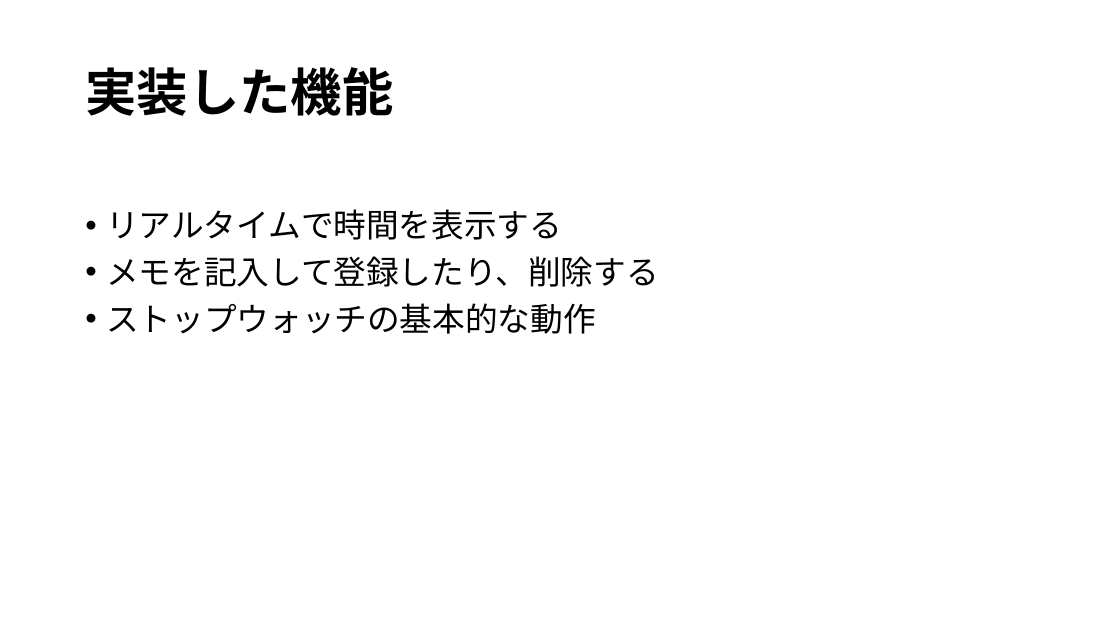
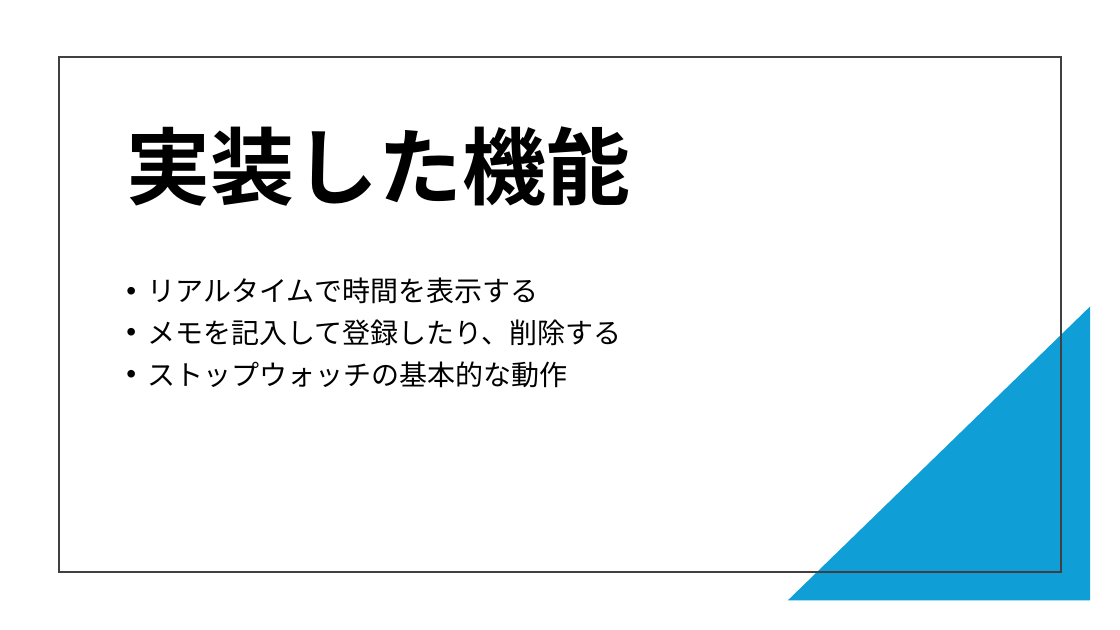
Before and after one commit to Shi-ori/Fultter, a slide deck: slide 5 of fultter_task/Flutter Timer.pptx (slide 4 before the commit). Drawn at 1120x630 pixels with LibreOffice and Linux fonts; fonts in the diff are those of the drawing. Boxes give left, top, right and bottom in pixels: in the first picture for what was removed or moved away, otherwise in the second. Text is boxed around its words. In the diff, an @@ line names an element or a change of style, - is before the commit and + after.

```diff
--- a/fultter_task/Flutter Timer.pptx
+++ b/fultter_task/Flutter Timer.pptx
@@ rectangle added at (59,57,1061,572), outline #404040 1.5 pt @@
@@ title "実装した機能": place and size @@
-title "実装した機能" at (85,67,393,116)
+title "実装した機能" at (126,126,630,206)
@@ title "実装した機能" at (126,126,630,206): size 44 to 72 pt @@
@@ text "リアルタイムで時間を表示する": place and size @@
-text "リアルタイムで時間を表示する" at (106,209,658,334)
+text "リアルタイムで時間を表示する" at (147,277,621,388)
@@ text "リアルタイムで時間を表示する" at (147,277,621,388): size 28 to 24 pt @@
@@ right triangle added at (788,307,1091,601), fill #0F9ED5 @@
```
Also in this commit, not shown: 2 other slides changed, 1 slide added.
